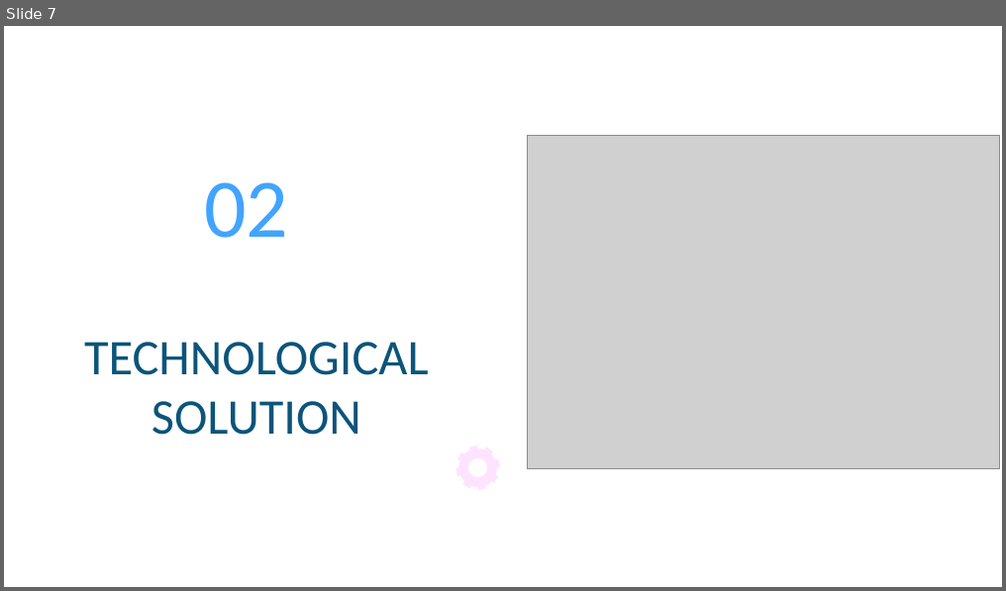
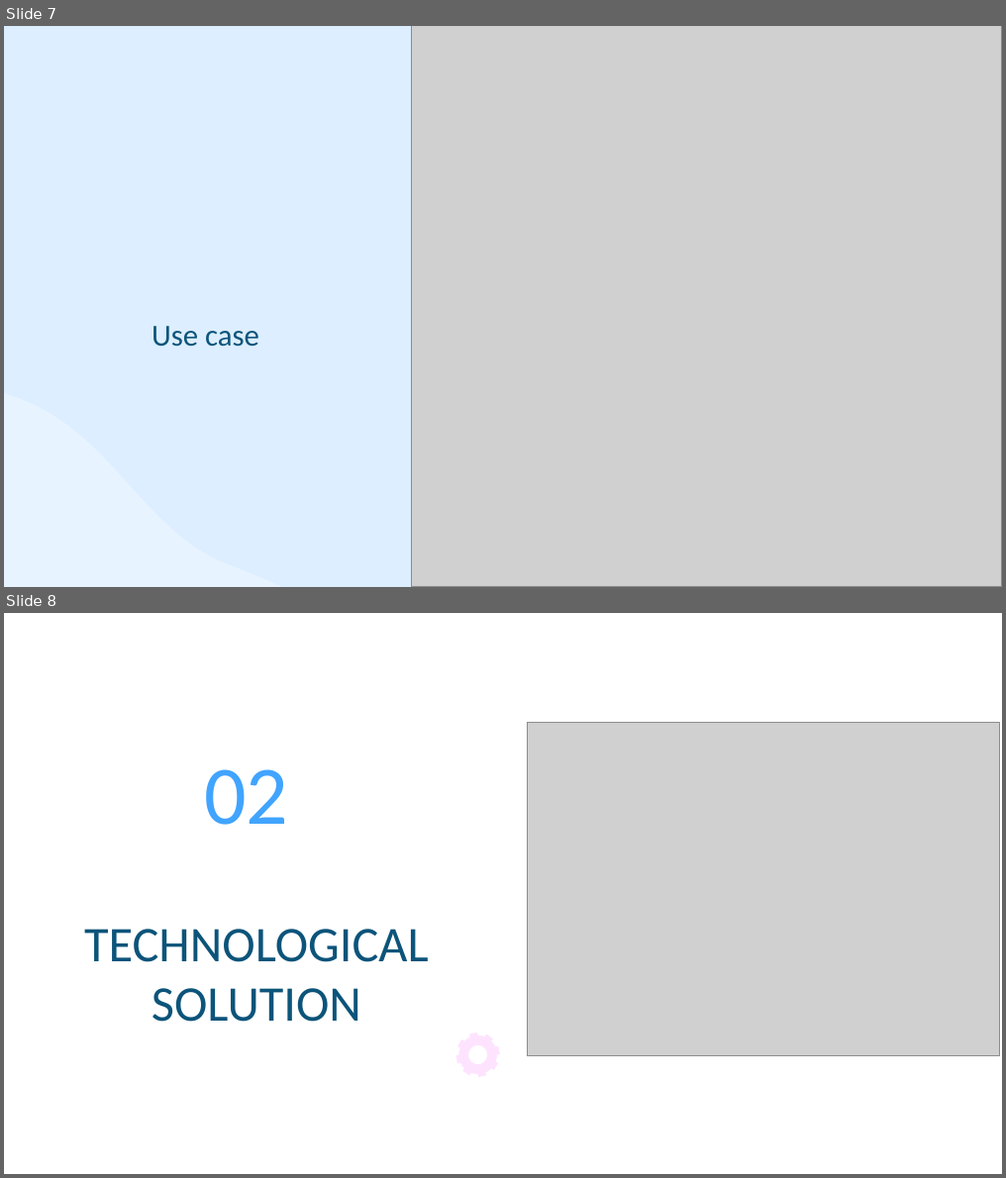
Before and after one commit to daovanthang0604/WP.20212.Group13, a slide deck: Slide/WP-report.pptx. Shown one above the other, each under a label of ours: slide 7 before the commit, slides 7 and 8 after it. The pictures are 1006x591 and 1006x1178 pixels, drawn with LibreOffice and Linux fonts; fonts in the diff are those of the drawing; grey boxes stand for pictures. Boxes give left, top, right and bottom in pixels: in the first picture for what was removed or moved away, otherwise in the second. Text is boxed around its words. In the diff, an @@ line names an element or a change of style, - is before the commit and + after.

```diff
--- a/Slide/WP-report.pptx
+++ b/Slide/WP-report.pptx
@@ slide 7 added at [4,26,1002,587], background #FFFFFF @@
@@ rectangle added at [4,26,1002,586], fill #41A4FF at 18% opacity @@
@@ picture added at [412,26,1002,586] @@
@@ freeform shape added at [4,338,502,587], fill #FFFFFF at 34% opacity @@
@@ title added at [152,326,259,347], 22 pt, text #0C547A @@
+Use case
@@ what was slide 7 is now slide 8 @@
```
Also in this commit, not shown: 2 slides changed, 4 other files.
